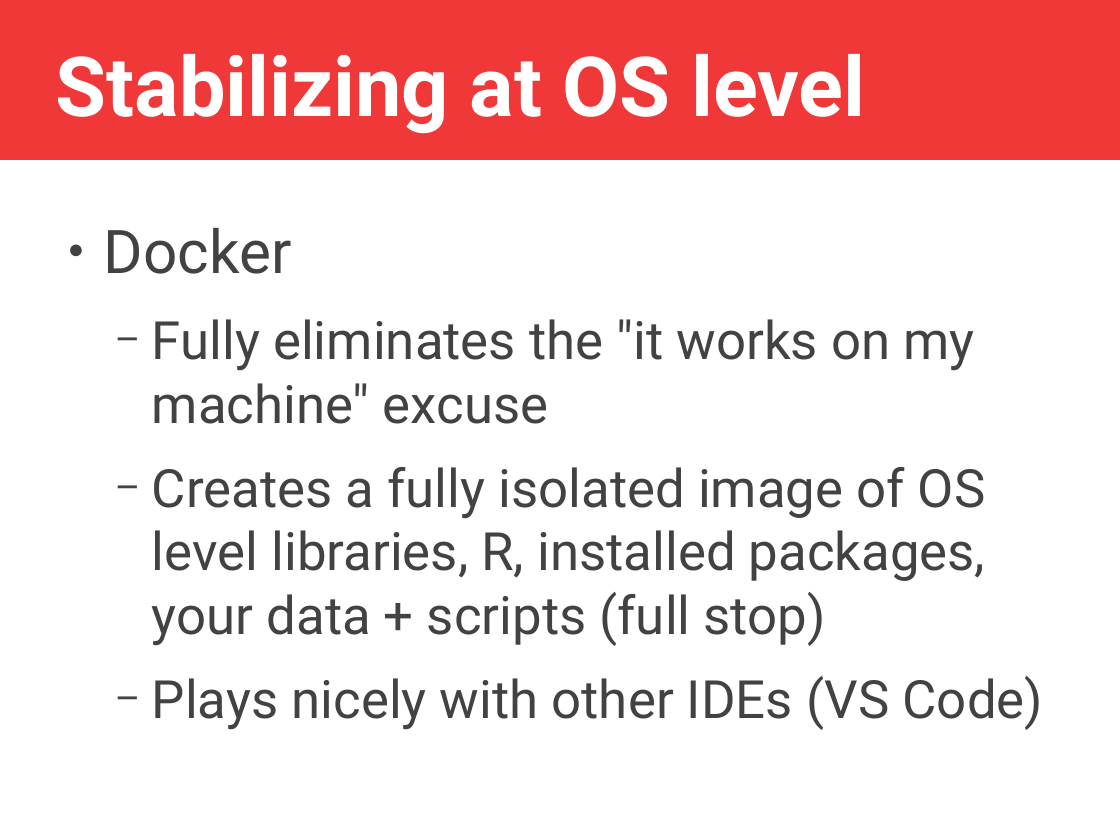
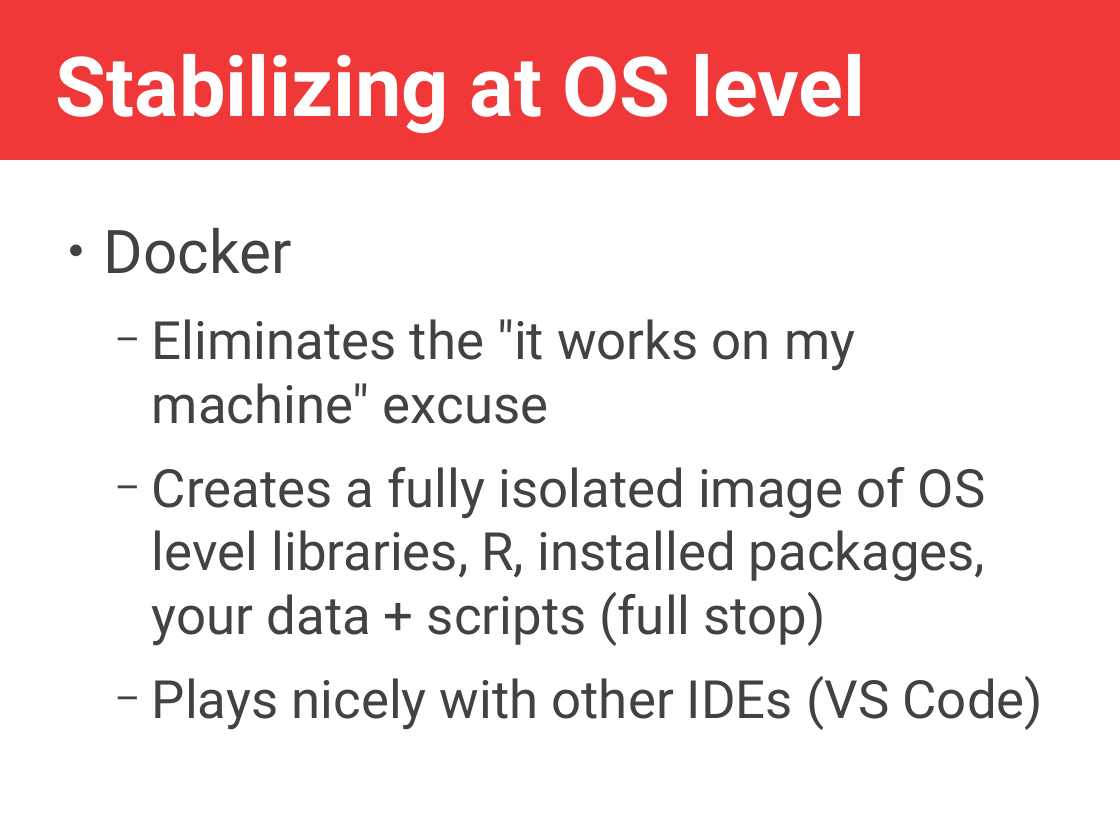
Before and after one commit to jlacko/r-meetup-reproducibility, a slide deck: slide 12 of prezka.odp. Drawn at 1120x840 pixels with LibreOffice and Linux fonts; fonts in the diff are those of the drawing. Boxes give left, top, right and bottom in pixels: in the first picture for what was removed or moved away, otherwise in the second. Text is boxed around its words. In the diff, an @@ line names an element or a change of style, - is before the commit and + after.

```diff
--- a/prezka.odp
+++ b/prezka.odp
@@ text at [152,319,855,424]: text changed @@
-  − Fully eliminates the "it works on my machine" excuse
+  − Eliminates the "it works on my machine" excuse
```
Also in this commit, not shown: 2 other slides changed, 5 other files.
